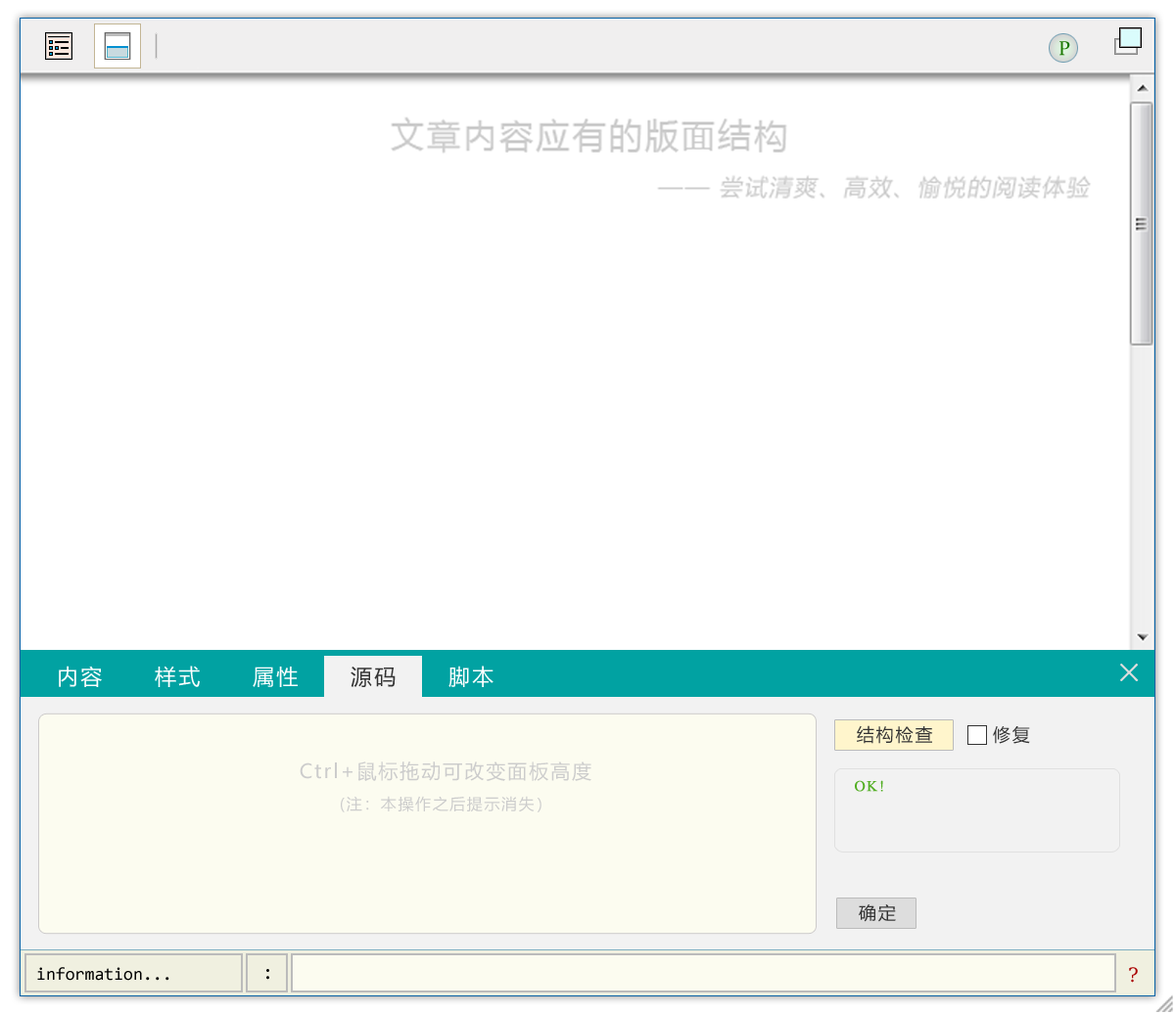
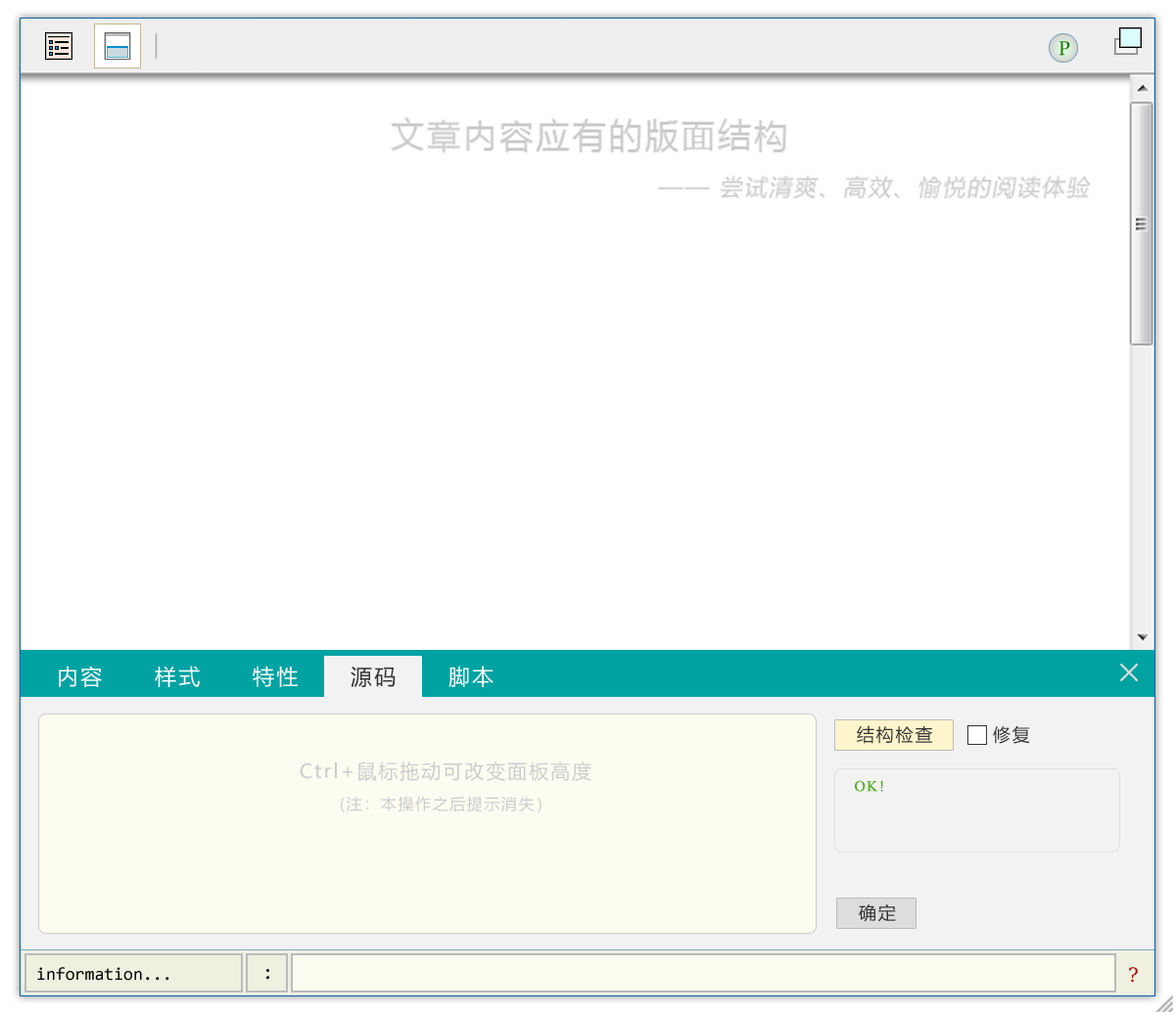
Layered file, before and after one edit (1175×1014). Changes by layer:
renamed "属性" to "特性", painted on it over [252, 665, 275, 688]
